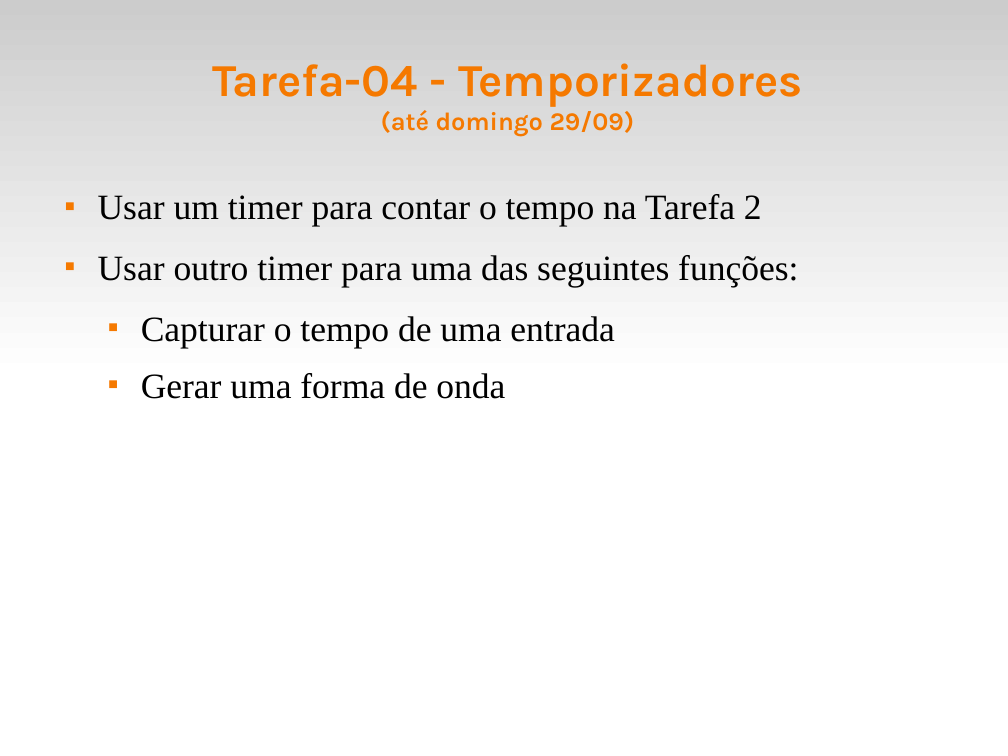
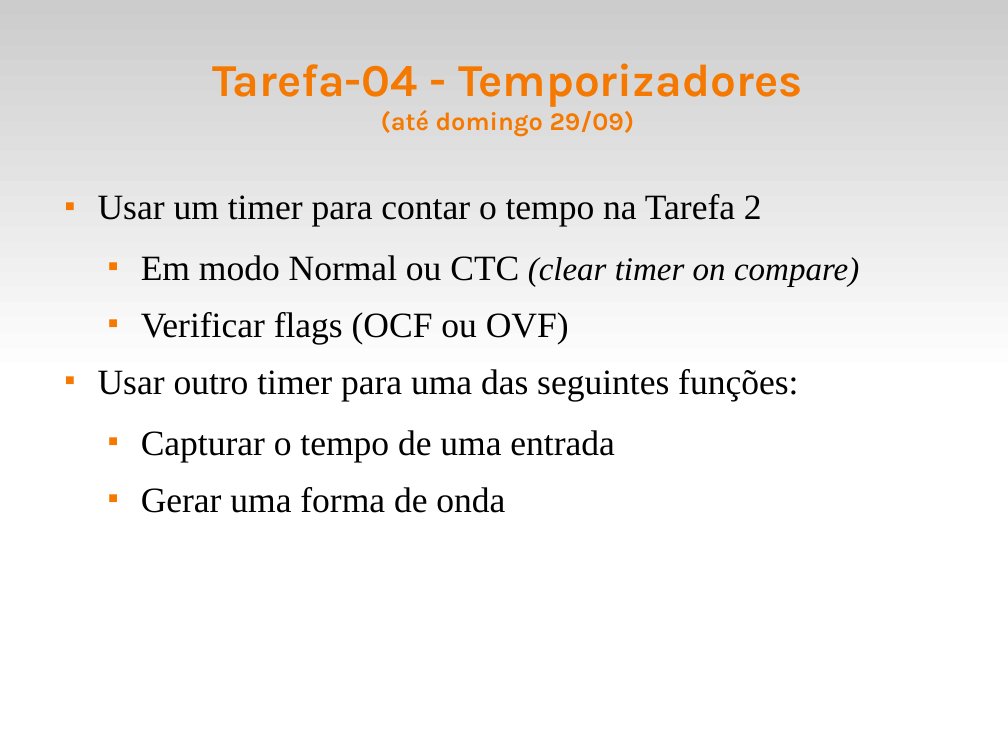
Before and after one commit to fsantanna-uerj/SE, a slide deck: slide 15 of Slides/se-00-intro.odp. Drawn at 1008x756 pixels with LibreOffice and Linux fonts; fonts in the diff are those of the drawing. Boxes give left, top, right and bottom in pixels: in the first picture for what was removed or moved away, otherwise in the second. Text is boxed around its words. In the diff, an @@ line names an element or a change of style, - is before the commit and + after.

```diff
--- a/Slides/se-00-intro.odp
+++ b/Slides/se-00-intro.odp
@@ text at (141, 255, 859, 344): paragraphs added @@
+  ■ Em modo Normal ou CTC (clear timer on compare)
+  ■ Verificar flags (OCF ou OVF)
```
Also in this commit, not shown: 2 other files.
